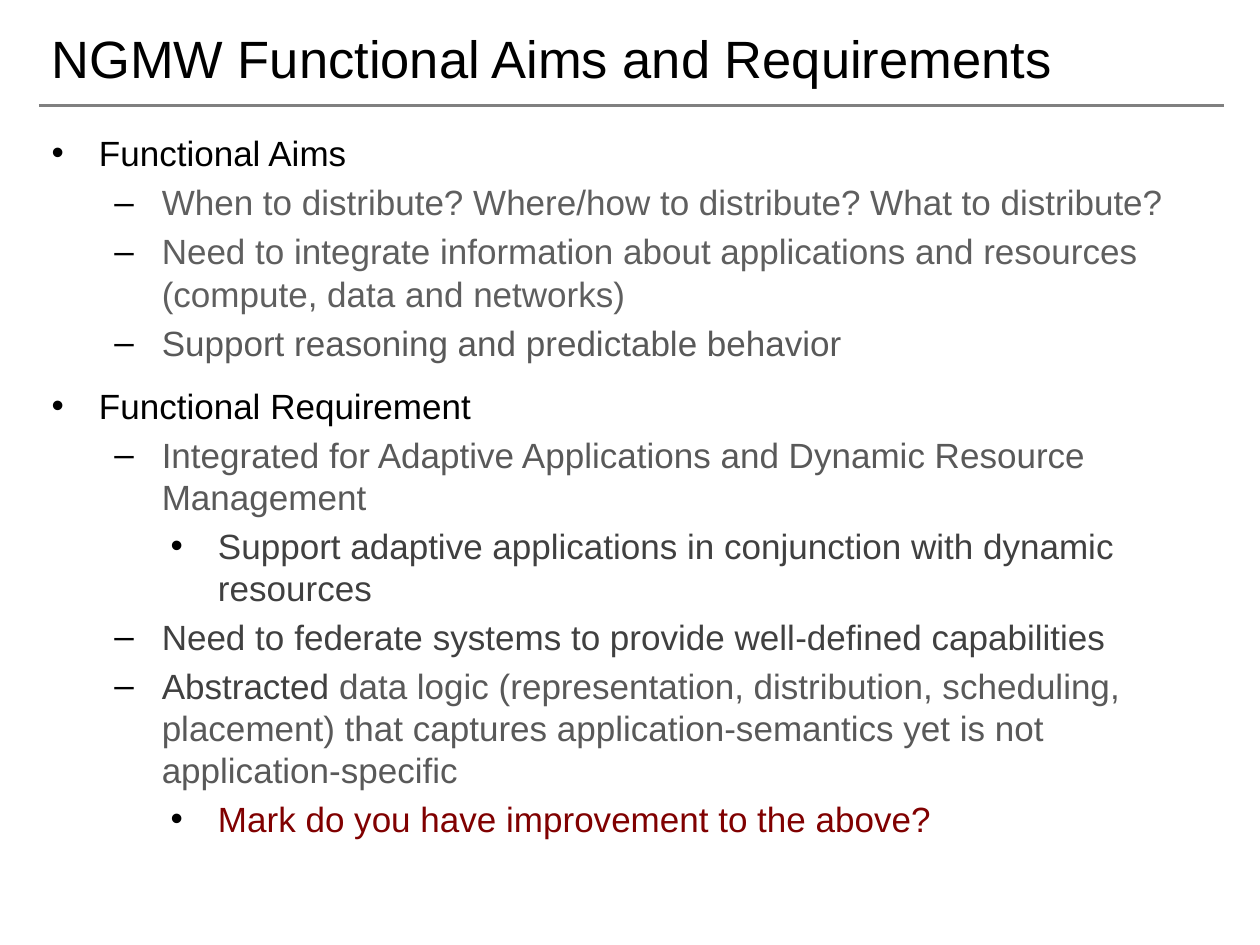
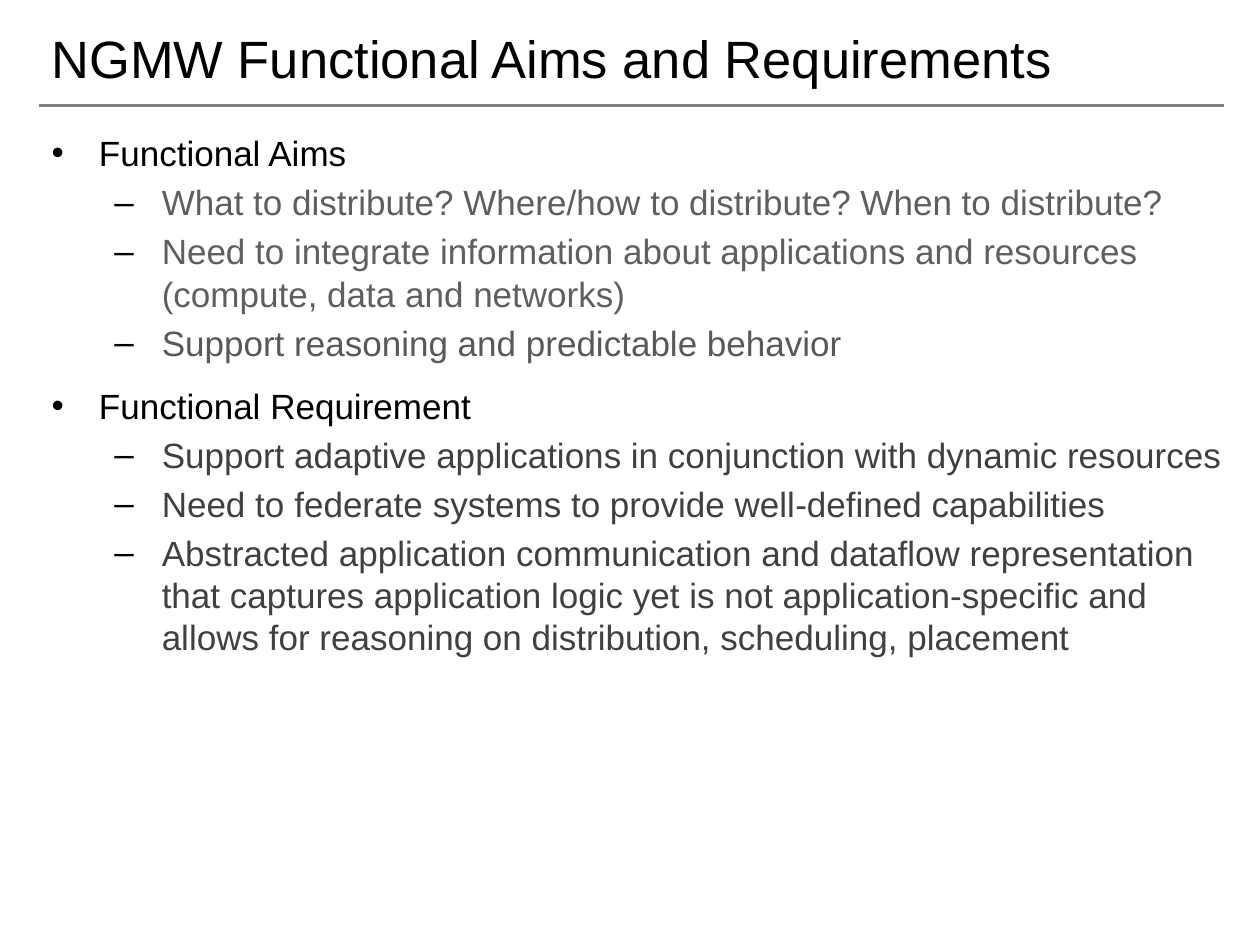
Before and after one commit to saga-project/NGMW, a slide deck: slide 7 of presentations/radical-modsim.pptx. Drawn at 1260x945 pixels with LibreOffice and Linux fonts; fonts in the diff are those of the drawing; background and template pictures are left out. Boxes give left, top, right and bottom in pixels: in the first picture for what was removed or moved away, otherwise in the second. Text is boxed around its words. In the diff, an @@ line names an element or a change of style, - is before the commit and + after.

Commit message:
Work on slide 7.

```diff
--- a/presentations/radical-modsim.pptx
+++ b/presentations/radical-modsim.pptx
@@ text at [162,189,1163,216]: text changed @@
-  – When to distribute? Where/how to distribute? What to distribute?
+  – What to distribute? Where/how to distribute? When to distribute?
@@ text at [162,442,1085,516]: paragraph removed @@
-  – Integrated for Adaptive Applications and Dynamic Resource Management
@@ text at [162,442,1221,474]: bullet • to –; list level 3 to 2 in "Support adaptive applications in conjunction ..." @@
@@ text at [162,540,1194,656]: text changed; text colour #595959 to #404040 @@
-  – Abstracted data logic (representation, distribution, scheduling, placement) that captures application-semantics yet is not application-specific
-    • Mark do you have improvement to the above?
+  – Abstracted application communication and dataflow representation that captures application logic yet is not application-specific and allows for reasoning on distribution, scheduling, placement
```
